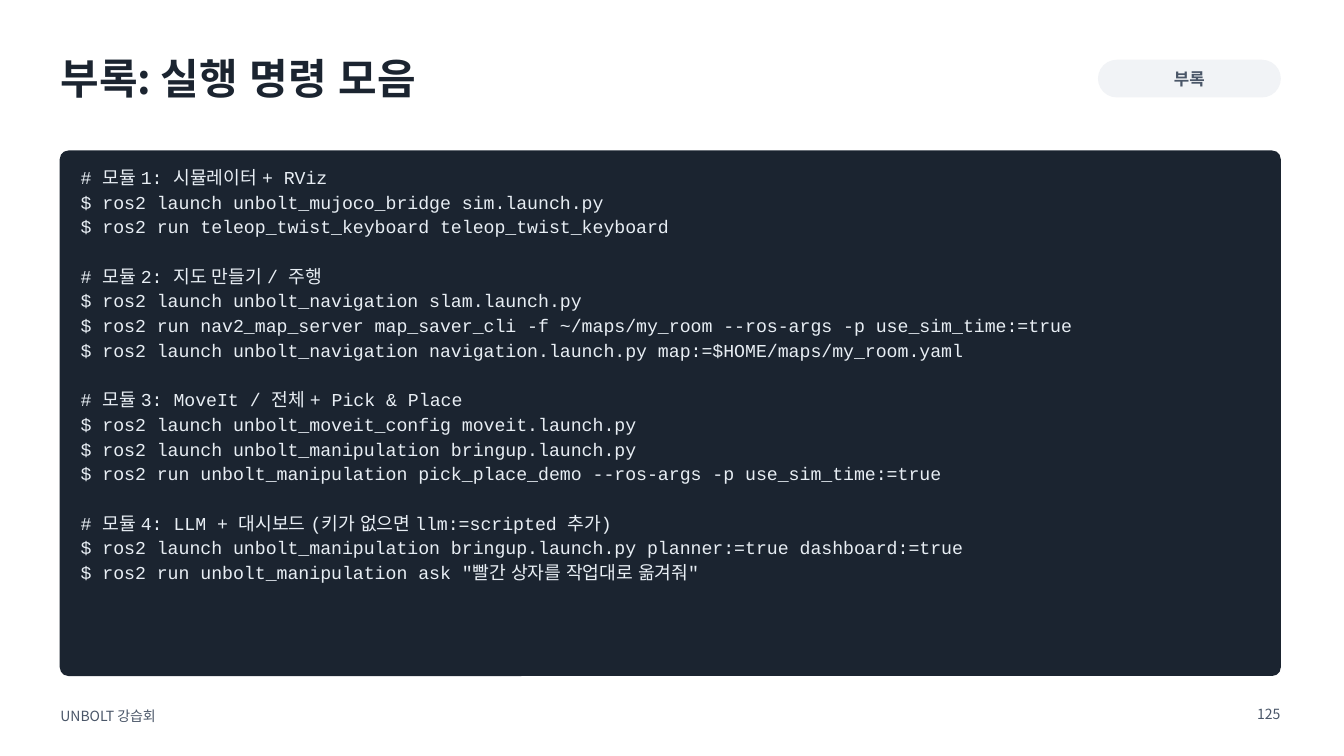
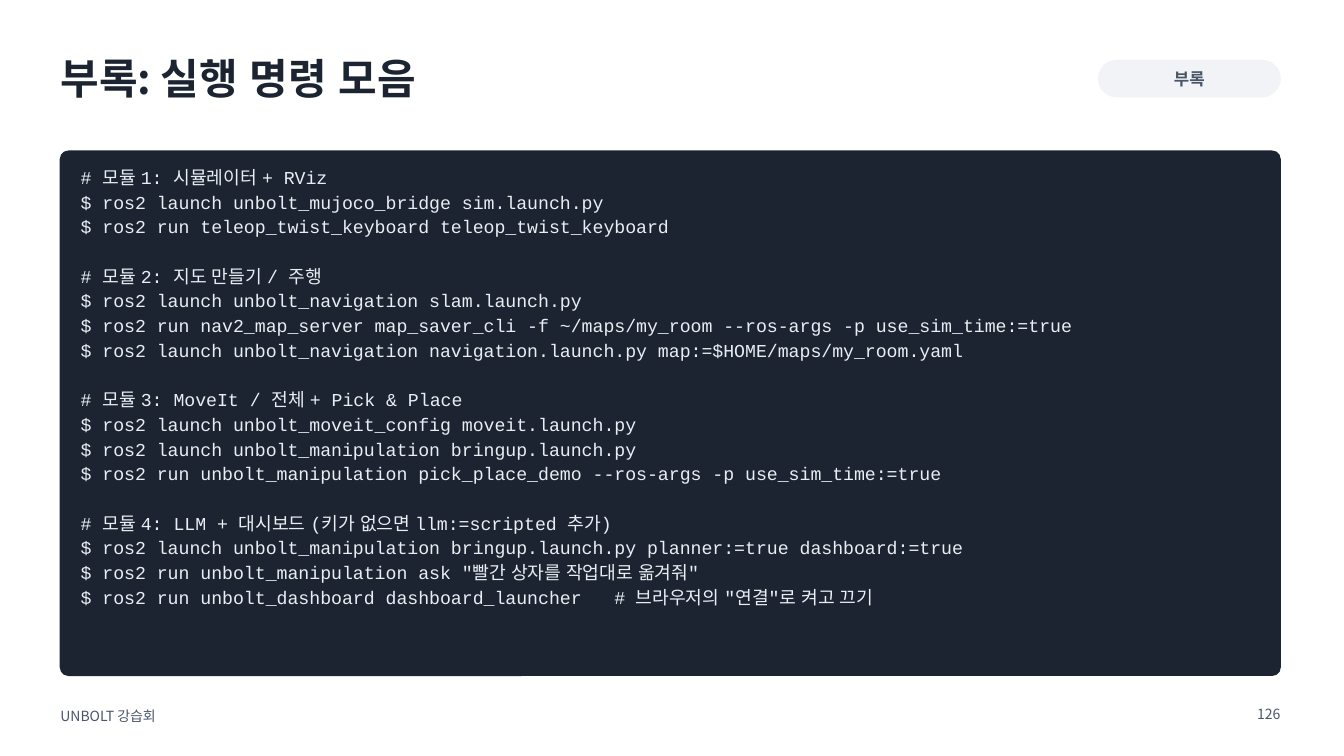
Before and after one commit to sejiny3/AIRLAB, a slide deck: slide 126 of workshop/slides/UNBOLT_workshop.pptx (slide 125 before the commit). Drawn at 1344x756 pixels with LibreOffice and Linux fonts; fonts in the diff are those of the drawing. Boxes give left, top, right and bottom in pixels: in the first picture for what was removed or moved away, otherwise in the second. Text is boxed around its words. In the diff, an @@ line names an element or a change of style, - is before the commit and + after.

```diff
--- a/workshop/slides/UNBOLT_workshop.pptx
+++ b/workshop/slides/UNBOLT_workshop.pptx
@@ text at (102, 589, 873, 606): paragraph added @@
+$ ros2 run unbolt_dashboard dashboard_launcher # 브라우저의 "연결"로 켜고 끄기
@@ page number at (1257, 708, 1280, 719): text changed @@
-125
+126
```
Also in this commit, not shown: 1 slide added, 13 other files.
